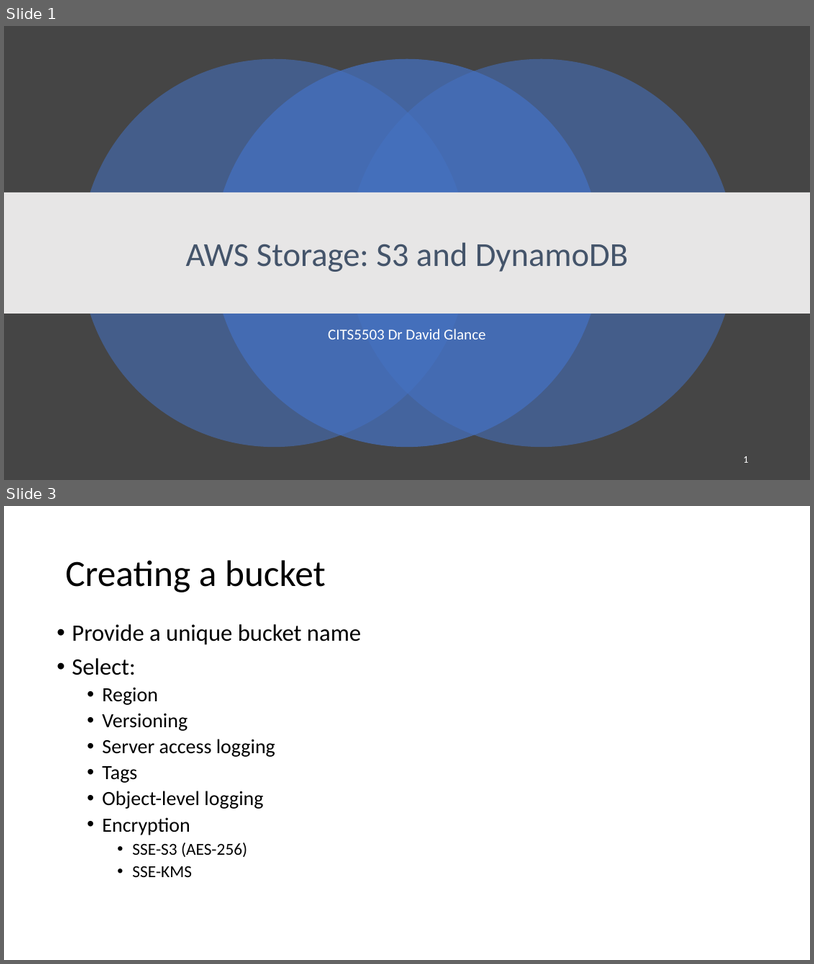
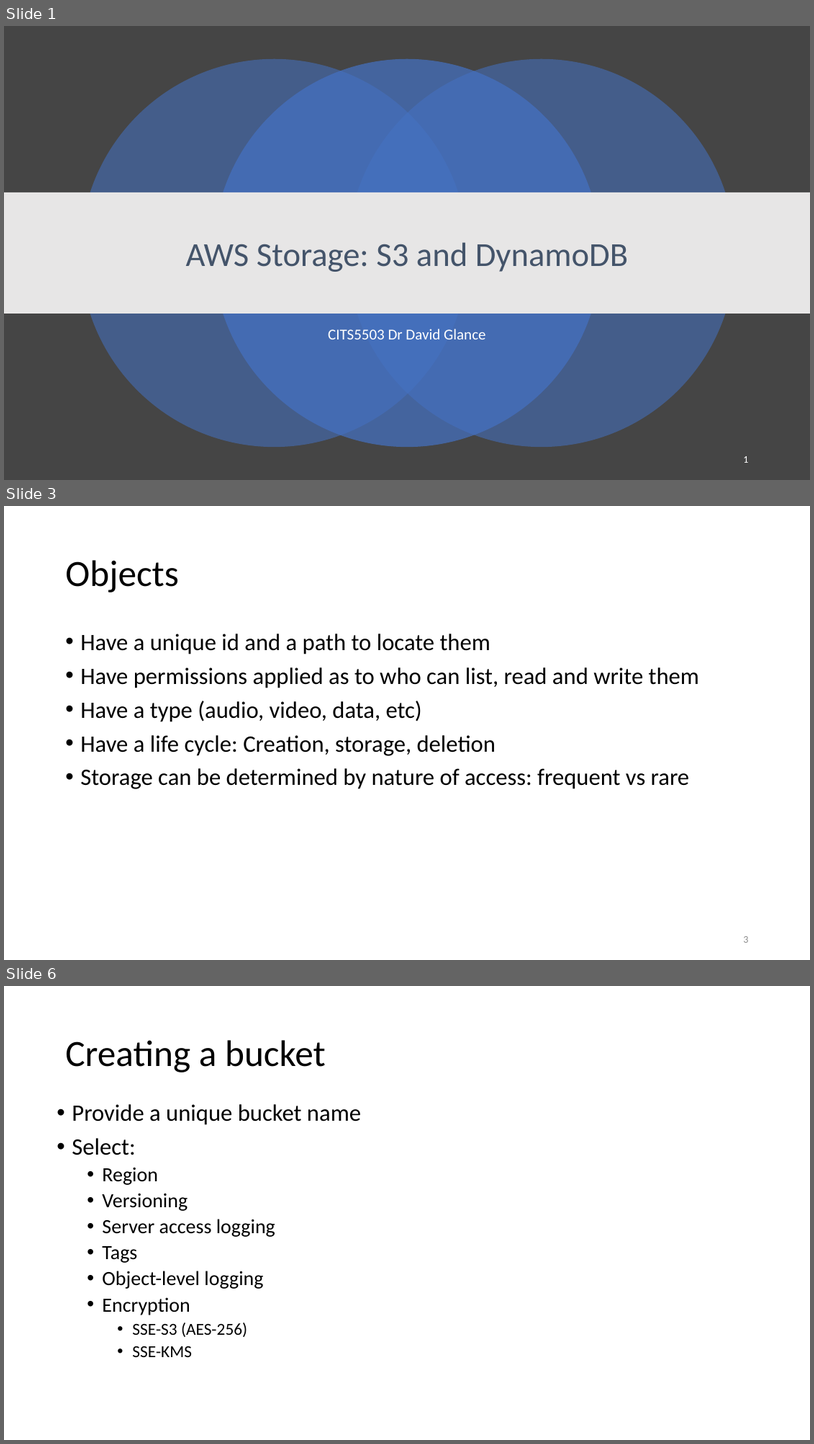
Before and after one commit to uwacsp/cits5503, a slide deck: Lectures/CITS5503LectureStorage.pptx. Shown one above the other, each under a label of ours: slides 1 and 3 before the commit, slides 1, 3 and 6 after it; the slides between them are not shown. The pictures are 814x964 and 814x1444 pixels, drawn with LibreOffice and Linux fonts; fonts in the diff are those of the drawing. Boxes give left, top, right and bottom in pixels: in the first picture for what was removed or moved away, otherwise in the second. Text is boxed around its words. In the diff, an @@ line names an element or a change of style, - is before the commit and + after.

Commit message:
updated lecture on storage

```diff
--- a/Lectures/CITS5503LectureStorage.pptx
+++ b/Lectures/CITS5503LectureStorage.pptx
@@ slide 3 added at bbox=[4, 506, 810, 960], background #FFFFFF @@
@@ title added at bbox=[65, 560, 179, 592], 44 pt, text #000000 @@
+Objects
@@ text added at bbox=[80, 633, 700, 789], 28 pt, text #000000 @@
+• Have a unique id and a path to locate them
+• Have permissions applied as to who can list, read and write them
+• Have a type (audio, video, data, etc)
+• Have a life cycle: Creation, storage, deletion
+• Storage can be determined by nature of access: frequent vs rare
@@ page number added at bbox=[743, 936, 748, 942], 12 pt, text #8C8C8C @@
+3
@@ what was slide 3 is now slide 6 @@
```
Also in this commit, not shown: 2 slides changed, 7 other slides added, 1 other file.
